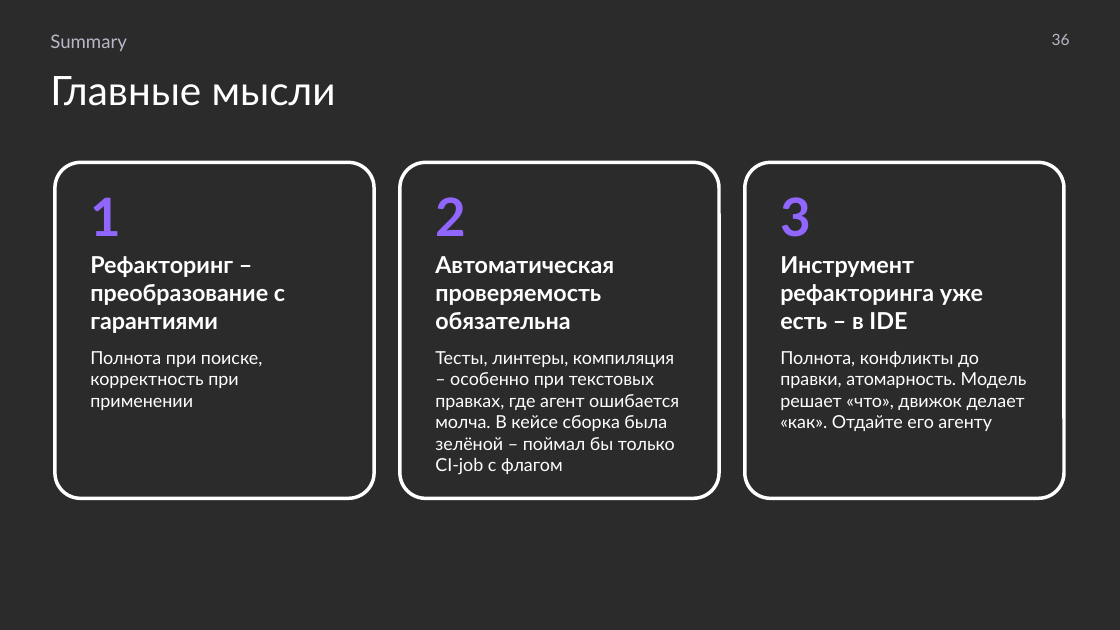
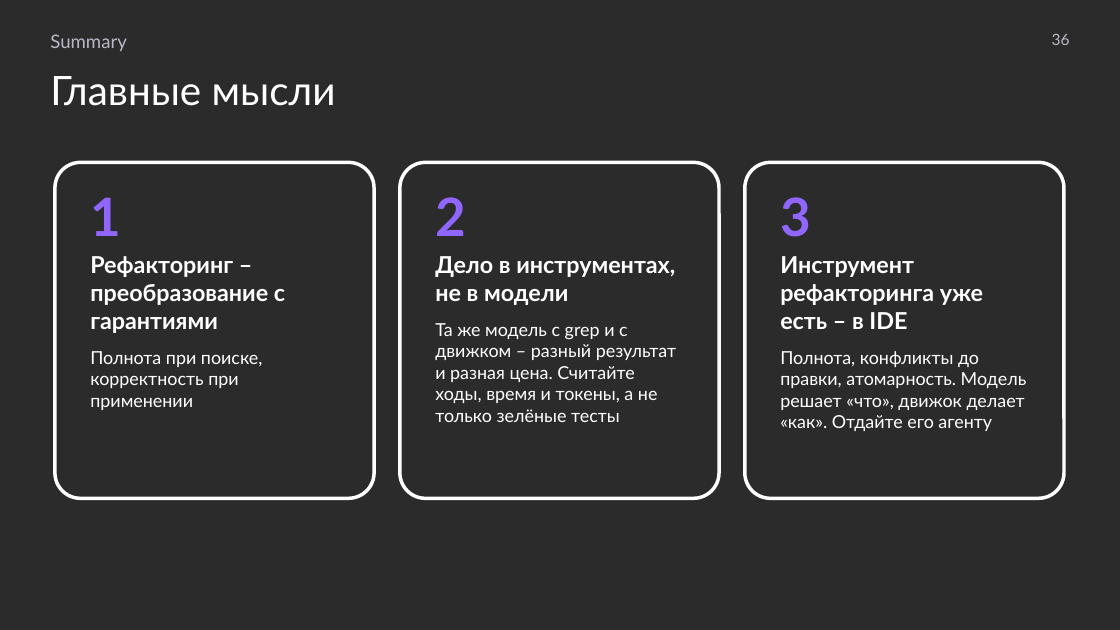
Before and after one commit to MchKosticyn/ide-refactoring-in-ai-agents, a slide deck: slide 36 of Доклад_ Рефакторинг в ИИ-агентах.pptx. Drawn at 1120x630 pixels with LibreOffice and Linux fonts; fonts in the diff are those of the drawing; background and template pictures are left out; a plain dark background stands for a picture behind light text. Boxes give left, top, right and bottom in pixels: in the first picture for what was removed or moved away, otherwise in the second. Text is boxed around its words. In the diff, an @@ line names an element or a change of style, - is before the commit and + after.

```diff
--- a/Доклад_ Рефакторинг в ИИ-агентах.pptx
+++ b/Доклад_ Рефакторинг в ИИ-агентах.pptx
@@ text in rounded rectangle at <box>435,256,676,422</box>: text changed @@
-Автоматическая проверяемость обязательна
-Тесты, линтеры, компиляция – особенно при текстовых правках, где агент ошибается молча. В кейсе сборка была зелёной – поймал бы только CI-job с флагом
+Дело в инструментах, не в модели
+Та же модель с grep и с движком – разный результат и разная цена. Считайте ходы, время и токены, а не только зелёные тесты
```
Also in this commit, not shown: 8 other slides changed, 1 slide removed, 2 other files.
